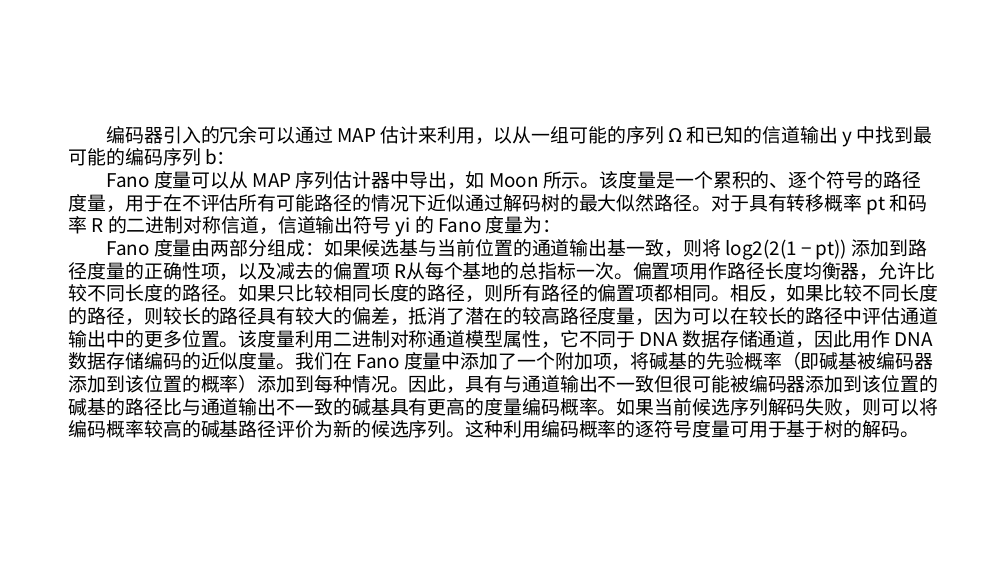
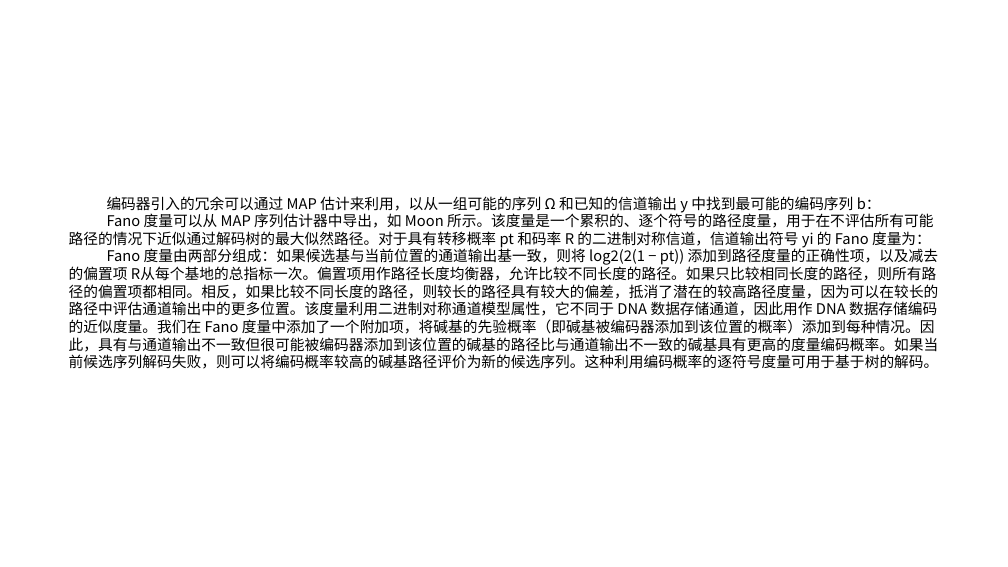
Before and after one commit to Dengminggg/DNA-Storage, a slide deck: slide 16 of DNA-Aeon/DNA-Aeon 为 DNA 存储中的约束遵守和纠错提供灵活的算术编码.pptx (slide 15 before the commit). Drawn at 1008x567 pixels with LibreOffice and Linux fonts; fonts in the diff are those of the drawing. Boxes give left, top, right and bottom in pixels: in the first picture for what was removed or moved away, otherwise in the second. Text is boxed around its words. In the diff, an @@ line names an element or a change of style, - is before the commit and + after.

```diff
--- a/DNA-Aeon/DNA-Aeon 为 DNA 存储中的约束遵守和纠错提供灵活的算术编码.pptx
+++ b/DNA-Aeon/DNA-Aeon 为 DNA 存储中的约束遵守和纠错提供灵活的算术编码.pptx
@@ text "编码器引入的冗余可以通过 MAP 估计来利用，以从一组可能的序列 Ω 和已知的信道输出 ...": place and size @@
-text "编码器引入的冗余可以通过 MAP 估计来利用，以从一组可能的序列 Ω 和已知的信道输出 ..." at [69,126,938,438]
+text "编码器引入的冗余可以通过 MAP 估计来利用，以从一组可能的序列 Ω 和已知的信道输出 ..." at [69,196,939,369]
@@ text "编码器引入的冗余可以通过 MAP 估计来利用，以从一组可能的序列 Ω 和已知的信道输出 ..." at [69,196,939,369]: size 18 to 14 pt @@
```
Also in this commit, not shown: 13 other slides changed, 1 slide added, 1 other file.
